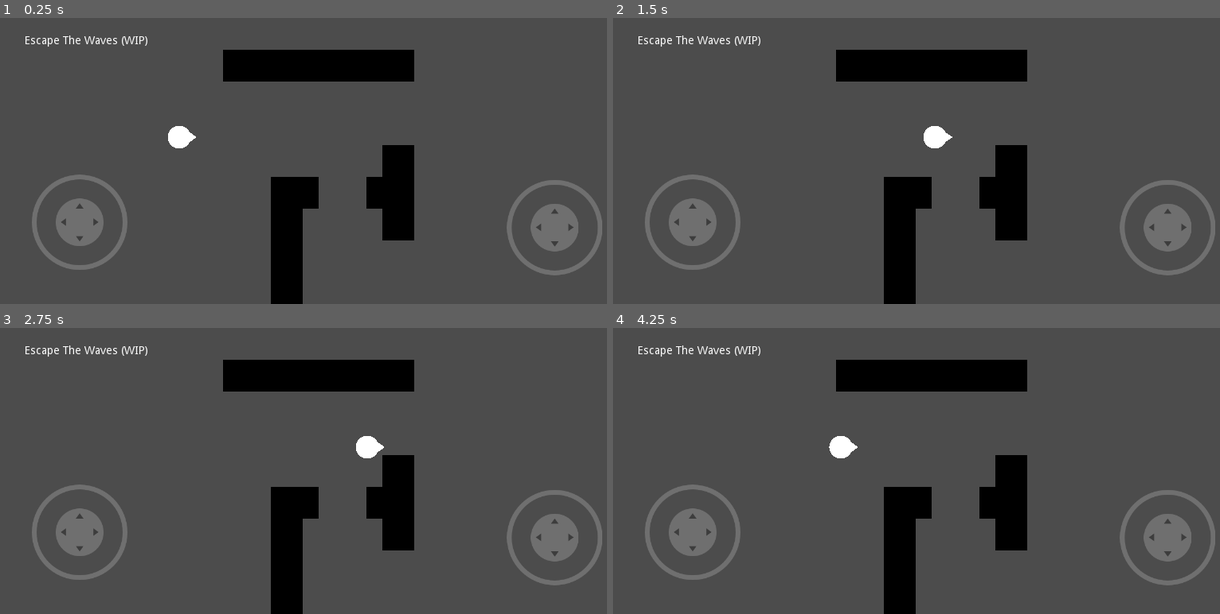
Above: before the commit, frames 1-4 (two rows, left to right).
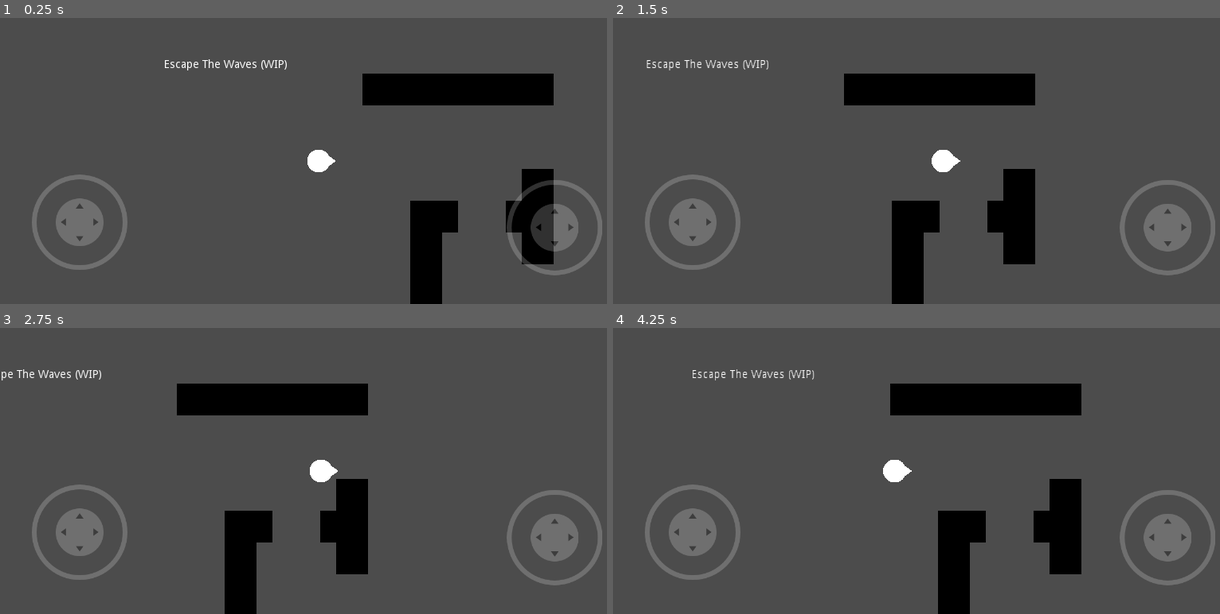
Above: after the commit, the same moments.

Repository: EmilienLeroy/EscapeTheWave
Game: Godot game, scene res://main.tscn
Same seed, same stepped clock (60 frames per second), same inputs: the game is played once before the commit and once after it.
Inputs (mouse positions are in pixels of both pictures, inside the frame that each line leads up to):
- Up to frame 1 (0.25 s): no input
- Up to frame 2 (1.5 s): tap Enter at 0.5 s; move the mouse to (1074, 146) at 0.52 s; hold Right (ui_right) 0.53-1.25 s; click (1074, 146) at 0.67 s; drag from (801, 175) to (898, 218) at 1.27 s
- Up to frame 3 (2.75 s): move the mouse to (382, 408) at 2.02 s; hold Right (ui_right) from 2.03 s (still down)
- Up to frame 4 (4.25 s): release Right (ui_right) at 2.75 s; drag from (898, 528) to (740, 428) at 2.77 s; tap Space at 3.5 s; move the mouse to (1122, 513) at 3.52 s; hold Left (ui_left) from 3.53 s (still down)

The runs differ from the first frame. In frame 1, 16% of the frame differs, in the area x 4-92%, y 6-100%; in frame 2, 9.9%; in frame 3, 15%; in frame 4, 16%.

Commit message:
✨ Add a camera following the player

Diff:
--- /dev/null
+++ b/entities/camera/camera.gd
@@ -0,0 +1,16 @@
+extends Camera2D
+
+export (NodePath) var target_path;
+var target;
+
+func _ready():
+	target = get_node(target_path);
+
+	if (target):
+		position = target.position;
+
+func _physics_process(delta):
+	if (!target):
+		return;
+
+	position = lerp(position, target.position, 0.08);
--- /dev/null
+++ b/entities/camera/camera.tscn
@@ -0,0 +1,7 @@
+[gd_scene load_steps=2 format=2]
+
+[ext_resource path="res://entities/camera/camera.gd" type="Script" id=1]
+
+[node name="Camera" type="Camera2D"]
+position = Vector2( 401, 182 )
+script = ExtResource( 1 )
--- a/main.tscn
+++ b/main.tscn
@@ -1,9 +1,10 @@
-[gd_scene load_steps=5 format=2]
+[gd_scene load_steps=6 format=2]
 
 [ext_resource path="res://entities/player/player.tscn" type="PackedScene" id=1]
 [ext_resource path="res://entities/control/control.tscn" type="PackedScene" id=2]
 [ext_resource path="res://entities/wall/wall.tscn" type="PackedScene" id=3]
 [ext_resource path="res://main.gd" type="Script" id=4]
+[ext_resource path="res://entities/camera/camera.tscn" type="PackedScene" id=5]
 
 [node name="Main" type="Node2D"]
 script = ExtResource( 4 )
@@ -23,3 +24,8 @@
 
 [node name="Wall" parent="." instance=ExtResource( 3 )]
 tile_data = PoolIntArray( 131086, 0, 0, 131087, 0, 0, 131088, 0, 0, 131089, 0, 0, 131090, 0, 0, 131091, 0, 0, 131092, 0 …(695 unchanged characters)…
+
+[node name="Camera" parent="." instance=ExtResource( 5 )]
+position = Vector2( 401, 181 )
+current = true
+target_path = NodePath("../Player")
